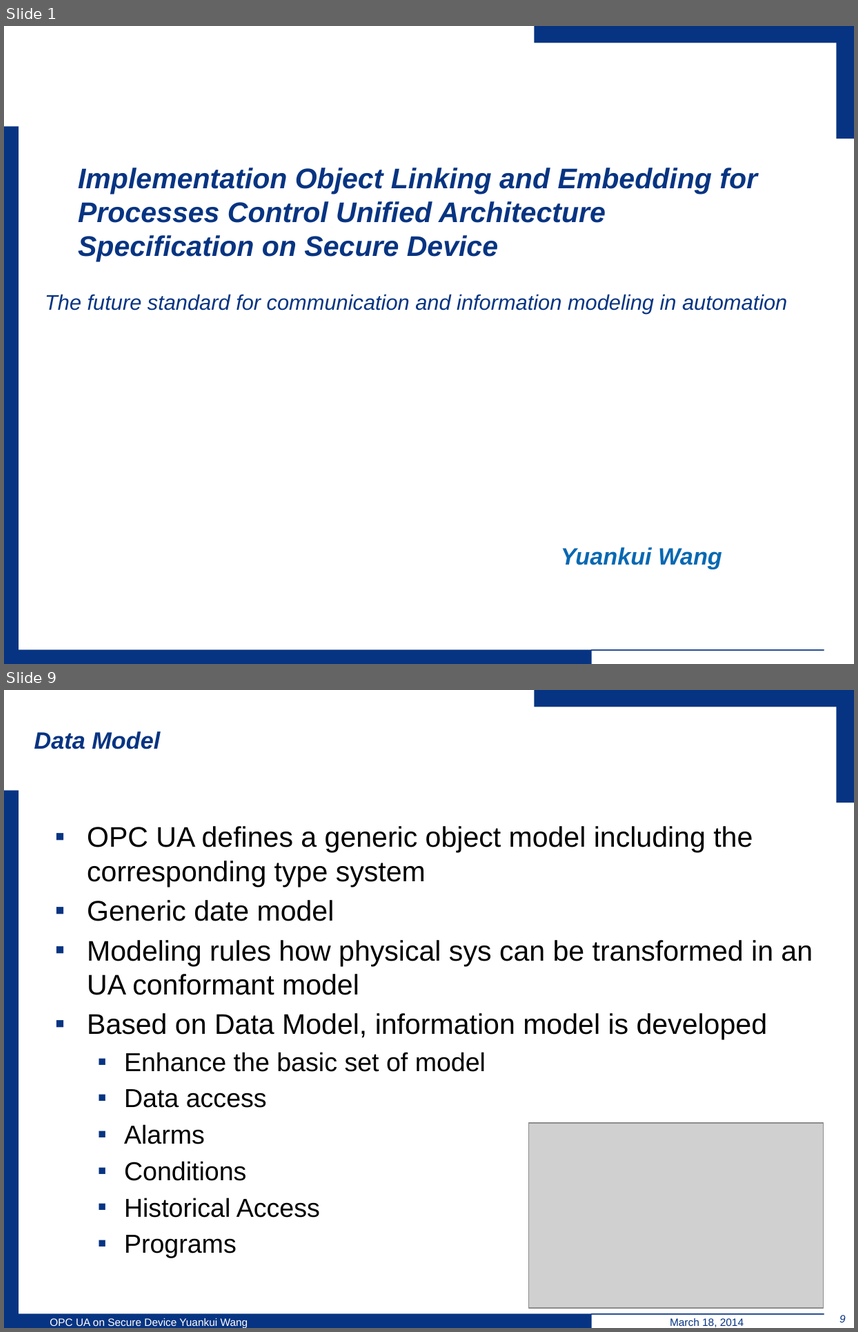
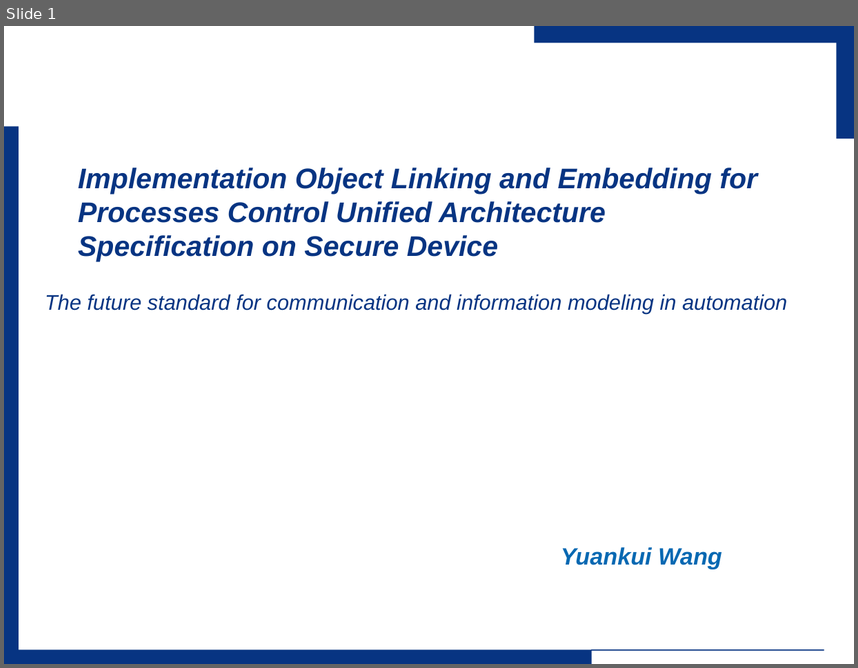
Before and after one commit to wsuetholz/opc-ua-wangyk-upb-morpho, a slide deck: ppt/Implementation Object Linking and Embedding for Processes Control.pptx. Shown one above the other, each under a label of ours: slides 1 and 9 before the commit, slide 1 after it; the slides between them are not shown. The pictures are 858x1332 and 858x668 pixels, drawn with LibreOffice and Linux fonts; fonts in the diff are those of the drawing; grey boxes stand for pictures; background and template pictures are left out. Boxes give left, top, right and bottom in pixels: in the first picture for what was removed or moved away, otherwise in the second. Text is boxed around its words. In the diff, an @@ line names an element or a change of style, - is before the commit and + after.

```diff
--- a/ppt/Implementation Object Linking and Embedding for Processes Control.pptx
+++ b/ppt/Implementation Object Linking and Embedding for Processes Control.pptx
@@ slide 9 removed at [4,690,854,1328], background #FFFFFF; not listed: 5 template elements that a slide beside it also shows @@
@@ title removed at [34,731,160,749] @@
-Data Model
@@ text removed at [87,826,813,1258] @@
-▪ OPC UA defines a generic object model including the corresponding type system
-▪ Generic date model
-▪ Modeling rules how physical sys can be transformed in an UA conformant model
-▪ Based on Data Model, information model is developed
-  ▪ Enhance the basic set of model
-  ▪ Data access
-  ▪ Alarms
-  ▪ Conditions
-  ▪ Historical Access
-  ▪ Programs
@@ picture removed at [528,1123,824,1308] @@
@@ text removed at [50,1317,248,1328] @@
-OPC UA on Secure Device Yuankui Wang
@@ text removed at [670,1318,744,1327] @@
-March 18, 2014
@@ page number removed at [840,1314,846,1322] @@
-9
```
Also in this commit, not shown: 16 slides changed, 6 other slides removed.
